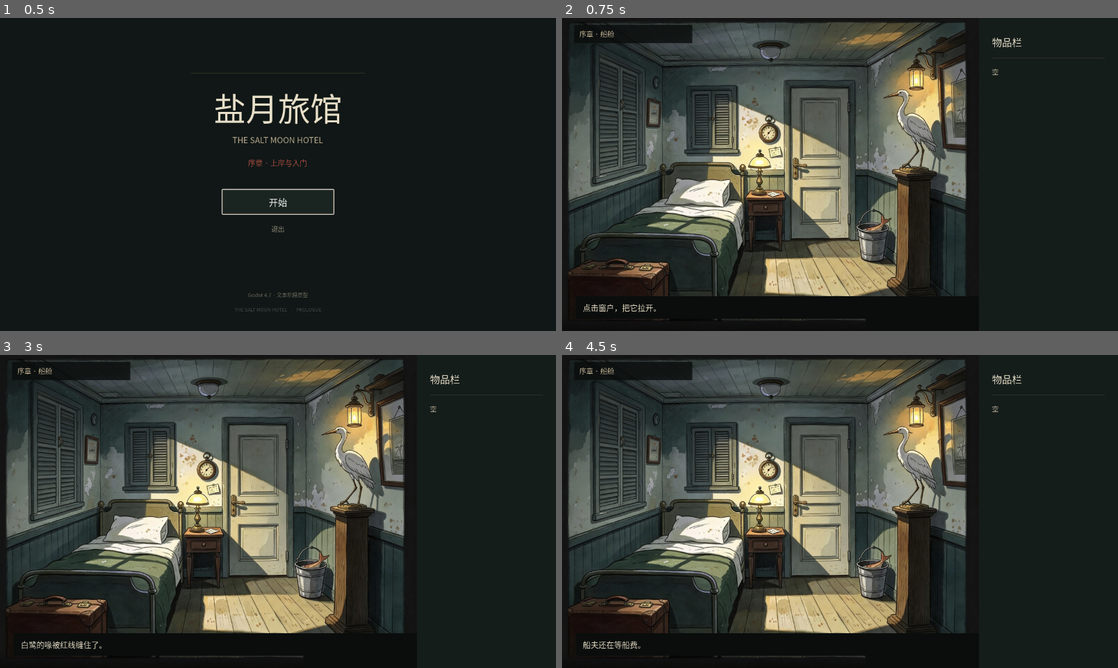
Above: before the commit, frames 1-4 (two rows, left to right).
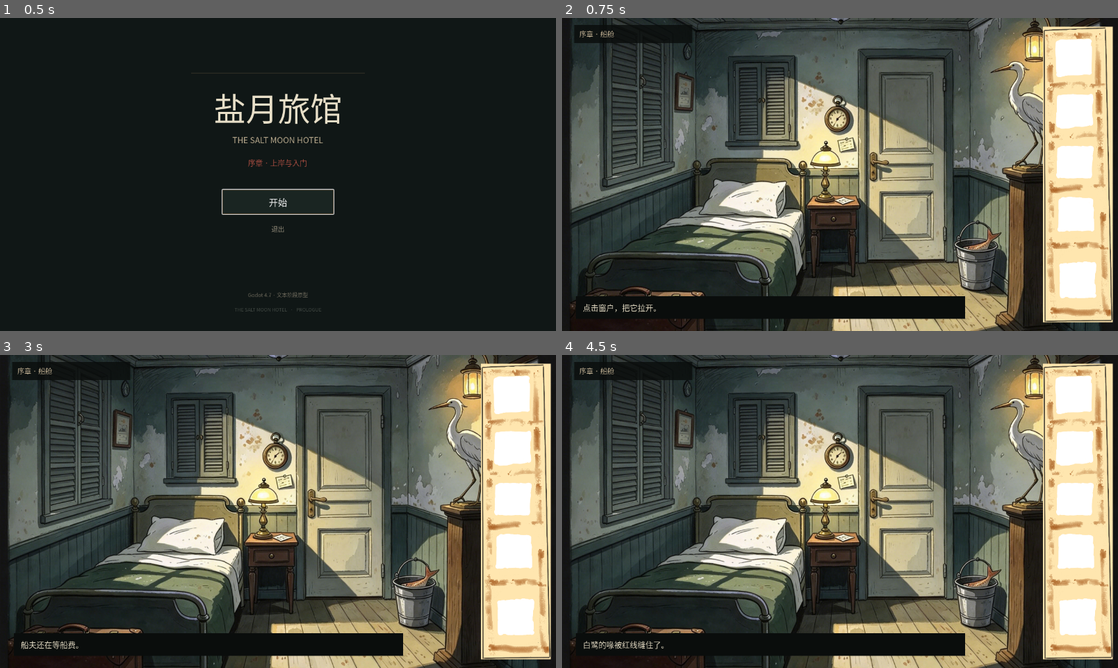
Above: after the commit, the same moments.

Repository: CorinJing/gugu_gaga
Game: Godot game, scene res://scenes/main.tscn
The game is run twice, just before and just after one commit, with the same random seed, the same clock (stepped at 60 frames per second) and the same inputs.
Inputs (mouse positions are in pixels of both pictures, inside the frame that each line leads up to):
- Up to frame 1 (0.5 s): no input
- Up to frame 2 (0.75 s): click "开始" at 0.5 s
- Up to frame 3 (3 s): tap Enter at 1.25, 2.75 s; move the mouse to (400, 495) at 1.27 s; click (400, 495) at 1.42 s; tap Space at 2 s; move the mouse to (166, 527) at 2.02 s; click (166, 527) at 2.17 s; move the mouse to (333, 442) at 2.77 s; click (333, 442) at 2.92 s
- Up to frame 4 (4.5 s): tap Space at 3.5 s; move the mouse to (812, 574) at 3.52 s; click (812, 574) at 3.67 s; tap Enter at 4.25 s; move the mouse to (1006, 558) at 4.27 s; click (1006, 558) at 4.42 s

Frame 1 is identical in both runs. In frame 2, 67% of the frame differs, in the area x 1-100%, y 0-100%; in frame 3, 68%; in frame 4, 68%.

Commit message:
feat: 接入右侧五格道具栏与固定槽位

Diff:
--- a/scenes/ui/game_hud.tscn
+++ b/scenes/ui/game_hud.tscn
@@ -44,45 +44,108 @@
 mouse_filter = 2
 script = ExtResource("1_hud")
 
-[node name="Sidebar" type="ColorRect" parent="."]
-layout_mode = 0
-offset_left = 960.0
-offset_right = 1280.0
-offset_bottom = 720.0
-mouse_filter = 2
-color = Color(0.0823529, 0.113725, 0.105882, 1)
-
-[node name="SidebarTitle" type="Label" parent="."]
-layout_mode = 0
-offset_left = 990.0
-offset_top = 38.0
-offset_right = 1250.0
-offset_bottom = 78.0
-mouse_filter = 2
-theme_override_colors/font_color = Color(0.909804, 0.87451, 0.784314, 1)
-theme_override_font_sizes/font_size = 23
-text = "物品栏"
-
-[node name="SidebarLine" type="ColorRect" parent="."]
-layout_mode = 0
-offset_left = 990.0
-offset_top = 92.0
-offset_right = 1250.0
-offset_bottom = 93.0
-mouse_filter = 2
-color = Color(0.290196, 0.25098, 0.203922, 1)
-
-[node name="InventoryLabel" type="Label" parent="."]
-unique_name_in_owner = true
-layout_mode = 0
-offset_left = 990.0
-offset_top = 112.0
-offset_right = 1250.0
-offset_bottom = 420.0
-mouse_filter = 2
-theme_override_colors/font_color = Color(0.729412, 0.686275, 0.592157, 1)
-theme_override_font_sizes/font_size = 15
-text = "空"
+[node name="InventoryPanel" type="TextureRect" parent="."]
+unique_name_in_owner = true
+layout_mode = 0
+offset_right = 200.0
+offset_bottom = 760.0
+mouse_filter = 2
+expand_mode = 1
+stretch_mode = 5
+
+[node name="Slot0Icon" type="TextureRect" parent="."]
+unique_name_in_owner = true
+visible = false
+layout_mode = 0
+mouse_filter = 2
+expand_mode = 1
+stretch_mode = 5
+
+[node name="Slot1Icon" type="TextureRect" parent="."]
+unique_name_in_owner = true
+visible = false
+layout_mode = 0
+mouse_filter = 2
+expand_mode = 1
+stretch_mode = 5
+
+[node name="Slot2Icon" type="TextureRect" parent="."]
+unique_name_in_owner = true
+visible = false
+layout_mode = 0
+mouse_filter = 2
+expand_mode = 1
+stretch_mode = 5
+
+[node name="Slot3Icon" type="TextureRect" parent="."]
+unique_name_in_owner = true
+visible = false
+layout_mode = 0
+mouse_filter = 2
+expand_mode = 1
+stretch_mode = 5
+
+[node name="Slot4Icon" type="TextureRect" parent="."]
+unique_name_in_owner = true
+visible = false
+layout_mode = 0
+mouse_filter = 2
+expand_mode = 1
+stretch_mode = 5
+
+[node name="Slot0Label" type="Label" parent="."]
+unique_name_in_owner = true
+visible = false
+layout_mode = 0
+mouse_filter = 2
+theme_override_colors/font_color = Color(0.2, 0.16, 0.12, 1)
+theme_override_font_sizes/font_size = 14
+horizontal_alignment = 1
+vertical_alignment = 1
+autowrap_mode = 3
+
+[node name="Slot1Label" type="Label" parent="."]
+unique_name_in_owner = true
+visible = false
+layout_mode = 0
+mouse_filter = 2
+theme_override_colors/font_color = Color(0.2, 0.16, 0.12, 1)
+theme_override_font_sizes/font_size = 14
+horizontal_alignment = 1
+vertical_alignment = 1
+autowrap_mode = 3
+
+[node name="Slot2Label" type="Label" parent="."]
+unique_name_in_owner = true
+visible = false
+layout_mode = 0
+mouse_filter = 2
+theme_override_colors/font_color = Color(0.2, 0.16, 0.12, 1)
+theme_override_font_sizes/font_size = 14
+horizontal_alignment = 1
+vertical_alignment = 1
+autowrap_mode = 3
+
+[node name="Slot3Label" type="Label" parent="."]
+unique_name_in_owner = true
+visible = false
+layout_mode = 0
+mouse_filter = 2
+theme_override_colors/font_color = Color(0.2, 0.16, 0.12, 1)
+theme_override_font_sizes/font_size = 14
+horizontal_alignment = 1
+vertical_alignment = 1
+autowrap_mode = 3
+
+[node name="Slot4Label" type="Label" parent="."]
+unique_name_in_owner = true
+visible = false
+layout_mode = 0
+mouse_filter = 2
+theme_override_colors/font_color = Color(0.2, 0.16, 0.12, 1)
+theme_override_font_sizes/font_size = 14
+horizontal_alignment = 1
+vertical_alignment = 1
 autowrap_mode = 3
 
 [node name="LocationBg" type="ColorRect" parent="."]
@@ -99,7 +162,7 @@
 layout_mode = 0
 offset_left = 40.0
 offset_top = 24.0
-offset_right = 520.0
+offset_right = 290.0
 offset_bottom = 56.0
 mouse_filter = 2
 theme_override_colors/font_color = Color(0.721569, 0.662745, 0.552941, 1)
@@ -145,12 +208,3 @@
 theme_override_styles/normal = SubResource("StyleBoxFlat_action")
 theme_override_styles/pressed = SubResource("StyleBoxFlat_action")
 text = "继续"
-
-[node name="CornerMask" type="ColorRect" parent="."]
-layout_mode = 0
-offset_left = 900.0
-offset_top = 680.0
-offset_right = 960.0
-offset_bottom = 720.0
-mouse_filter = 2
-color = Color(0.0392157, 0.0509804, 0.0470588, 1)
--- a/scripts/autoload/game_state.gd
+++ b/scripts/autoload/game_state.gd
@@ -7,6 +7,7 @@
 
 const ITEM_NAMES := {
 	"knife": "小折刀",
+	"fish": "死鱼",
 	"coin": "旧硬币",
 	"pocket_watch": "怀表",
 	"door_handle": "白鹭把手",
@@ -14,13 +15,25 @@
 	"brass_key": "黄铜钥匙",
 }
 
+const SLOT_COUNT := 5
+
 var flags: Dictionary = {}
-var inventory: Array[String] = []
+var slots: Array[String] = ["", "", "", "", ""]
+var next_slot := 0
+
+var inventory: Array[String]:
+	get:
+		var out: Array[String] = []
+		for id in slots:
+			if not id.is_empty():
+				out.append(id)
+		return out
 
 
 func reset() -> void:
 	flags.clear()
-	inventory.clear()
+	slots = ["", "", "", "", ""]
+	next_slot = 0
 	inventory_changed.emit()
 
 
@@ -34,19 +47,27 @@
 
 
 func add_item(id: String) -> void:
-	if not inventory.has(id):
-		inventory.append(id)
-		inventory_changed.emit()
+	if has_item(id):
+		return
+	var index := next_slot
+	if index >= SLOT_COUNT:
+		index = slots.find("")
+	if index < 0 or index >= SLOT_COUNT:
+		return
+	slots[index] = id
+	next_slot = maxi(next_slot, index + 1)
+	inventory_changed.emit()
 
 
 func remove_item(id: String) -> void:
-	if inventory.has(id):
-		inventory.erase(id)
+	var index := slots.find(id)
+	if index >= 0:
+		slots[index] = ""
 		inventory_changed.emit()
 
 
 func has_item(id: String) -> bool:
-	return inventory.has(id)
+	return slots.has(id)
 
 
 func item_name(id: String) -> String:
--- a/scripts/prologue/prologue_demo.gd
+++ b/scripts/prologue/prologue_demo.gd
@@ -133,71 +133,45 @@
 	if vp.x <= 1.0 or vp.y <= 1.0:
 		return
 
-	var aspect := vp.x / vp.y
-	var sidebar_rect: Rect2
-	var stage_size: Vector2
-	var stage_pos: Vector2
-	var scale: float = 1.0
-	var top_h: float = 0.0
-
-	if aspect >= 1.45:
-		# Wide: stage fills the left area, sidebar fills the rest edge-to-edge.
-		var max_stage_w: float = vp.x - 260.0
-		scale = minf(vp.y / 720.0, max_stage_w / 960.0)
-		stage_size = Vector2(960.0, 720.0) * scale
-		stage_pos = Vector2(0.0, (vp.y - stage_size.y) * 0.5)
-		sidebar_rect = Rect2(stage_size.x, 0.0, vp.x - stage_size.x, vp.y)
-	elif aspect >= 1.30:
-		# Near-4:3: stage fills the window, inventory becomes a top bar.
-		top_h = clampf(vp.y * 0.11, 70.0, 100.0)
-		sidebar_rect = Rect2(0.0, 0.0, vp.x, top_h)
-		var cover_scale: float = maxf(vp.x / 960.0, vp.y / 720.0)
-		scale = cover_scale
-		stage_size = Vector2(960.0, 720.0) * cover_scale
-		stage_pos = (vp - stage_size) * 0.5
-	else:
-		# Portrait / square: stage covers the area, inventory at the bottom.
-		var sh: float = clampf(vp.y * 0.24, 140.0, 220.0)
-		sidebar_rect = Rect2(0.0, vp.y - sh, vp.x, sh)
-		var area := Rect2(0.0, 0.0, vp.x, vp.y - sh)
-		var cover_scale: float = maxf(area.size.x / 960.0, area.size.y / 720.0)
-		scale = cover_scale
-		stage_size = Vector2(960.0, 720.0) * cover_scale
-		stage_pos = area.position + (area.size - stage_size) * 0.5
-
+	# Background covers the whole window; the inventory frame overlays the right edge.
+	var cover_scale: float = maxf(vp.x / 960.0, vp.y / 720.0)
+	var stage_size := Vector2(960.0, 720.0) * cover_scale
+	var stage_pos := (vp - stage_size) * 0.5
 	stage.position = stage_pos
-	stage.scale = Vector2(scale, scale)
-
-	if character.visible:
-		if stage_size.x > vp.x:
-			# Cover mode crops the sides; keep portrait characters inside the visible slice.
-			match state:
-				State.FERRYMAN:
-					character.position.x = 200.0
-				State.WAITER:
-					character.position.x = 250.0
-				State.EGRET:
-					character.position.x = 360.0
-		else:
-			match state:
-				State.FERRYMAN:
-					character.position.x = 200.0
-				State.WAITER:
-					character.position.x = 350.0
-				State.EGRET:
-					character.position.x = 550.0
-
-	if character.visible and top_h > 0.0:
-		character.position.y = top_h
-		character.size.y = maxf(120.0, 632.0 - top_h)
-	elif character.visible:
-		character.position.y = 0.0
-		character.size.y = 632.0
+	stage.scale = Vector2(cover_scale, cover_scale)
+
 	backdrop.position = Vector2.ZERO
 	backdrop.size = vp
 	backdrop.texture = background.texture
 	backdrop.modulate = Color(0.22, 0.22, 0.22, 1.0)
-	hud.apply_layout(Rect2(stage_pos, stage_size), vp, sidebar_rect)
+
+	if character.visible and character.texture != null:
+		var base_x: float = 200.0
+		match state:
+			State.WAITER:
+				base_x = 350.0
+			State.EGRET:
+				base_x = 550.0
+		var tex := character.texture
+		var actual_w: float = character.size.y * float(tex.get_width()) / float(tex.get_height())
+
+		# Same panel geometry as GameHUD, so the character never hides behind it.
+		var ph: float = clampf(vp.y - 40.0, 480.0, 760.0)
+		var pw: float = ph * (358.0 / 1508.0)
+		var safe_right: float = vp.x - pw - 16.0
+		var local_safe: float = (safe_right - stage_pos.x) / cover_scale
+		character.position.x = minf(base_x, maxf(8.0, local_safe - actual_w))
+
+		# Keep the full body above the prompt bar, even when cover-cropped vertically.
+		var ui_s: float = clampf(minf(vp.x / 1280.0, vp.y / 720.0), 0.68, 2.2)
+		var prompt_screen: float = vp.y - 80.0 * ui_s
+		var top_local: float = maxf(0.0, -stage_pos.y) / cover_scale
+		var bottom_local: float = minf(stage_size.y, (prompt_screen - stage_pos.y) / cover_scale - 8.0)
+		var body_h: float = maxf(180.0, minf(632.0, bottom_local - top_local))
+		character.position.y = top_local
+		character.size.y = body_h
+
+	hud.apply_layout(Rect2(stage_pos, stage_size), vp, Rect2())
 
 
 func _show_coin() -> void:
--- a/scripts/ui/game_hud.gd
+++ b/scripts/ui/game_hud.gd
@@ -2,19 +2,26 @@
 
 signal action_pressed
 
-@onready var inventory_label: Label = %InventoryLabel
+const PANEL := preload("res://assets/art/ui/inventory_panel.png")
+const ICONS := {
+	"knife": preload("res://assets/art/ui/item_knife.png"),
+	"fish": preload("res://assets/art/ui/item_fish.png"),
+	"coin": preload("res://assets/art/items/coin_front_cut.png"),
+}
+const SLOT_CENTERS := [0.105, 0.286, 0.457, 0.633, 0.856]
+
+@onready var panel: TextureRect = %InventoryPanel
+@onready var slot_icons: Array[TextureRect] = [%Slot0Icon, %Slot1Icon, %Slot2Icon, %Slot3Icon, %Slot4Icon]
+@onready var slot_labels: Array[Label] = [%Slot0Label, %Slot1Label, %Slot2Label, %Slot3Label, %Slot4Label]
 @onready var prompt_label: Label = %PromptLabel
 @onready var action_button: Button = %ActionButton
 @onready var location_label: Label = %LocationLabel
-@onready var sidebar: ColorRect = $Sidebar
-@onready var sidebar_title: Label = $SidebarTitle
-@onready var sidebar_line: ColorRect = $SidebarLine
 @onready var location_bg: ColorRect = $LocationBg
 @onready var prompt_bg: ColorRect = $PromptBg
-@onready var corner_mask: ColorRect = $CornerMask
 
 
 func _ready() -> void:
+	panel.texture = PANEL
 	GameState.inventory_changed.connect(_refresh_inventory)
 	action_button.pressed.connect(func() -> void: action_pressed.emit())
 	_refresh_inventory()
@@ -38,82 +45,62 @@
 
 
 func _refresh_inventory() -> void:
-	if GameState.inventory.is_empty():
-		inventory_label.text = "空"
-		return
-	var lines: Array[String] = []
-	for id in GameState.inventory:
-		lines.append("· " + GameState.item_name(id))
-	inventory_label.text = "\n".join(lines)
+	for i in 5:
+		var id: String = GameState.slots[i] if i < GameState.slots.size() else ""
+		var icon := ICONS.get(id) as Texture2D
+		if id.is_empty():
+			slot_icons[i].texture = null
+			slot_icons[i].visible = false
+			slot_labels[i].visible = false
+		elif icon != null:
+			slot_icons[i].texture = icon
+			slot_icons[i].visible = true
+			slot_labels[i].visible = false
+		else:
+			slot_icons[i].texture = null
+			slot_icons[i].visible = false
+			slot_labels[i].text = GameState.item_name(id)
+			slot_labels[i].visible = true
 
 
-func apply_layout(stage_rect: Rect2, viewport_size: Vector2, sidebar_rect: Rect2) -> void:
-	# The stage may be larger than the window (cover mode). HUD must use the
-	# visible intersection, never negative off-screen stage coordinates.
-	var visible_rect := stage_rect.intersection(Rect2(Vector2.ZERO, viewport_size))
-	var s: float = clampf(minf(visible_rect.size.y / 720.0, visible_rect.size.x / 960.0), 0.62, 2.2)
+func apply_layout(stage_rect: Rect2, viewport_size: Vector2, _sidebar_rect: Rect2) -> void:
+	var vp := viewport_size
+	var s: float = clampf(minf(vp.x / 1280.0, vp.y / 720.0), 0.68, 2.2)
 
-	sidebar.position = sidebar_rect.position
-	sidebar.size = sidebar_rect.size
+	# Tall 1x5 frame, anchored to the far right edge.
+	var ph: float = clampf(vp.y - 40.0, 480.0, 760.0)
+	var pw: float = ph * (358.0 / 1508.0)
+	var panel_rect := Rect2(vp.x - pw - 12.0, (vp.y - ph) * 0.5, pw, ph)
+	panel.position = panel_rect.position
+	panel.size = panel_rect.size
 
-	var top_mode := sidebar_rect.position.y <= 1.0 and sidebar_rect.size.y < viewport_size.y * 0.3
-	var bottom_mode := (not top_mode) and sidebar_rect.size.y < viewport_size.y * 0.8
-	var sx := sidebar_rect.position.x
-	var sy := sidebar_rect.position.y
-	var sw := sidebar_rect.size.x
-	var sh := sidebar_rect.size.y
+	var icon_size: float = pw * 0.62
+	var icon_font: int = int(clampf(pw * 0.11, 11.0, 20.0))
+	for i in 5:
+		var cx := panel_rect.position.x + pw * 0.5
+		var cy := panel_rect.position.y + ph * float(SLOT_CENTERS[i])
+		var rect := Rect2(cx - icon_size * 0.5, cy - icon_size * 0.5, icon_size, icon_size)
+		slot_icons[i].position = rect.position
+		slot_icons[i].size = rect.size
+		slot_labels[i].position = rect.position
+		slot_labels[i].size = rect.size
+		slot_labels[i].add_theme_font_size_override("font_size", icon_font)
 
-	if top_mode:
-		var uis: float = clampf(sh / 80.0, 0.8, 1.3)
-		sidebar_title.position = Vector2(sx + 24.0, sy + 12.0)
-		sidebar_title.size = Vector2(110.0 * uis, 32.0 * uis)
-		sidebar_title.add_theme_font_size_override("font_size", int(20.0 * uis))
-		sidebar_line.position = Vector2(sx + 150.0 * uis, sy + 13.0 * uis)
-		sidebar_line.size = Vector2(1.0, sh - 26.0 * uis)
-		inventory_label.position = Vector2(sx + 170.0 * uis, sy + 12.0 * uis)
-		inventory_label.size = Vector2(sw - 190.0 * uis, sh - 20.0 * uis)
-		inventory_label.add_theme_font_size_override("font_size", int(14.0 * uis))
-	elif bottom_mode:
-		var uis: float = clampf(sh / 180.0, 0.72, 1.35)
-		sidebar_title.position = Vector2(sx + 24.0, sy + 12.0)
-		sidebar_title.size = Vector2(sw - 48.0, 34.0 * uis)
-		sidebar_title.add_theme_font_size_override("font_size", int(21.0 * uis))
-		sidebar_line.position = Vector2(sx + 24.0, sy + 52.0)
-		sidebar_line.size = Vector2(sw - 48.0, 1.0)
-		inventory_label.position = Vector2(sx + 24.0, sy + 62.0)
-		inventory_label.size = Vector2(sw - 48.0, sh - 70.0)
-		inventory_label.add_theme_font_size_override("font_size", int(14.0 * uis))
-	else:
-		var uis: float = clampf(sw / 320.0, 0.78, 1.5)
-		sidebar_title.position = Vector2(sx + 30.0 * uis, sy + 38.0 * uis)
-		sidebar_title.size = Vector2(sw - 60.0 * uis, 40.0 * uis)
-		sidebar_title.add_theme_font_size_override("font_size", int(23.0 * uis))
-		sidebar_line.position = Vector2(sx + 30.0 * uis, sy + 92.0 * uis)
-		sidebar_line.size = Vector2(sw - 60.0 * uis, 1.0)
-		inventory_label.position = Vector2(sx + 30.0 * uis, sy + 112.0 * uis)
-		inventory_label.size = Vector2(sw - 60.0 * uis, sh - 140.0 * uis)
-		inventory_label.add_theme_font_size_override("font_size", int(15.0 * uis))
-
-	var loc_y := sidebar_rect.end.y + 12.0 if top_mode else visible_rect.position.y + 16.0 * s
-	location_bg.position = Vector2(visible_rect.position.x + 28.0 * s, loc_y)
+	var safe_right: float = panel_rect.position.x - 16.0
+	location_bg.position = Vector2(28.0 * s, 16.0 * s)
 	location_bg.size = Vector2(272.0, 42.0) * s
-	location_label.position = Vector2(visible_rect.position.x + 40.0 * s, loc_y + 8.0 * s)
+	location_label.position = Vector2(40.0 * s, 24.0 * s)
 	location_label.size = Vector2(250.0, 32.0) * s
 	location_label.add_theme_font_size_override("font_size", int(16.0 * s))
 
-	var prompt_y: float = visible_rect.position.y + 640.0 * s
-	if bottom_mode:
-		prompt_y = minf(prompt_y, sidebar_rect.position.y - 64.0 * s)
-	var prompt_w: float = minf(896.0 * s, visible_rect.size.x - 64.0 * s)
-	prompt_bg.position = Vector2(visible_rect.position.x + 32.0 * s, prompt_y)
+	var prompt_y: float = vp.y - 80.0 * s
+	var prompt_w: float = minf(896.0 * s, safe_right - 32.0 * s)
+	prompt_bg.position = Vector2(32.0 * s, prompt_y)
 	prompt_bg.size = Vector2(prompt_w, 52.0 * s)
-	prompt_label.position = Vector2(visible_rect.position.x + 48.0 * s, prompt_y + 10.0 * s)
+	prompt_label.position = Vector2(48.0 * s, prompt_y + 10.0 * s)
 	prompt_label.size = Vector2(prompt_w - 32.0 * s, 34.0 * s)
 	prompt_label.add_theme_font_size_override("font_size", int(18.0 * s))
 
-	action_button.position = Vector2(visible_rect.end.x - (148.0 + 16.0) * s, prompt_y - 60.0 * s)
+	action_button.position = Vector2(safe_right - (148.0 + 16.0) * s, prompt_y - 60.0 * s)
 	action_button.size = Vector2(148.0, 48.0) * s
 	action_button.add_theme_font_size_override("font_size", int(17.0 * s))
-
-	corner_mask.position = visible_rect.end - Vector2(60.0, 40.0) * s
-	corner_mask.size = Vector2(60.0, 40.0) * s
Binary file added: assets/art/ui/inventory_panel.png
Not shown, added: assets/art/ui/inventory_panel.png.import
Binary file added: assets/art/ui/item_fish.png
Not shown, added: assets/art/ui/item_fish.png.import
Binary file added: assets/art/ui/item_knife.png
Not shown, added: assets/art/ui/item_knife.png.import
Not shown, changed: 更新日志.md
